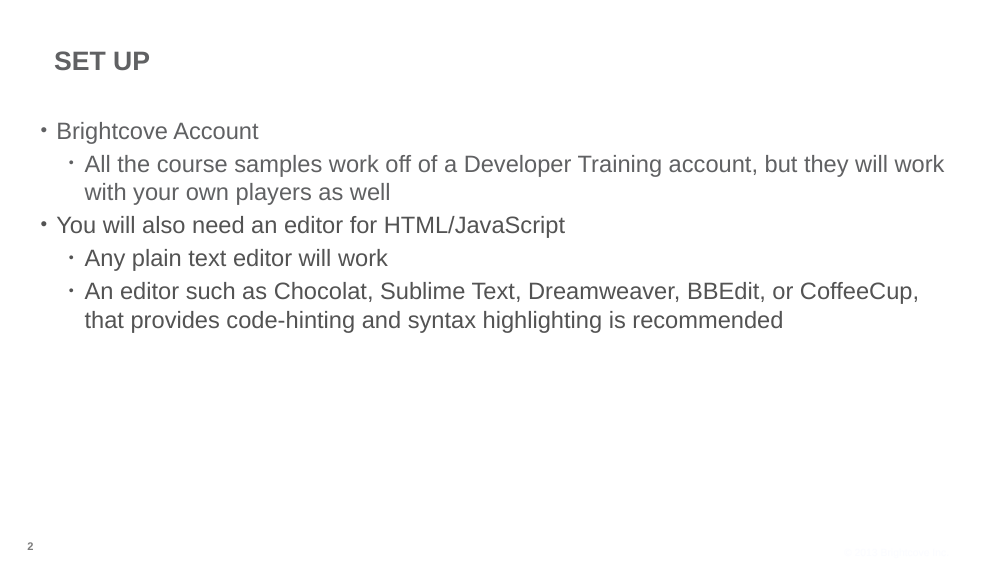
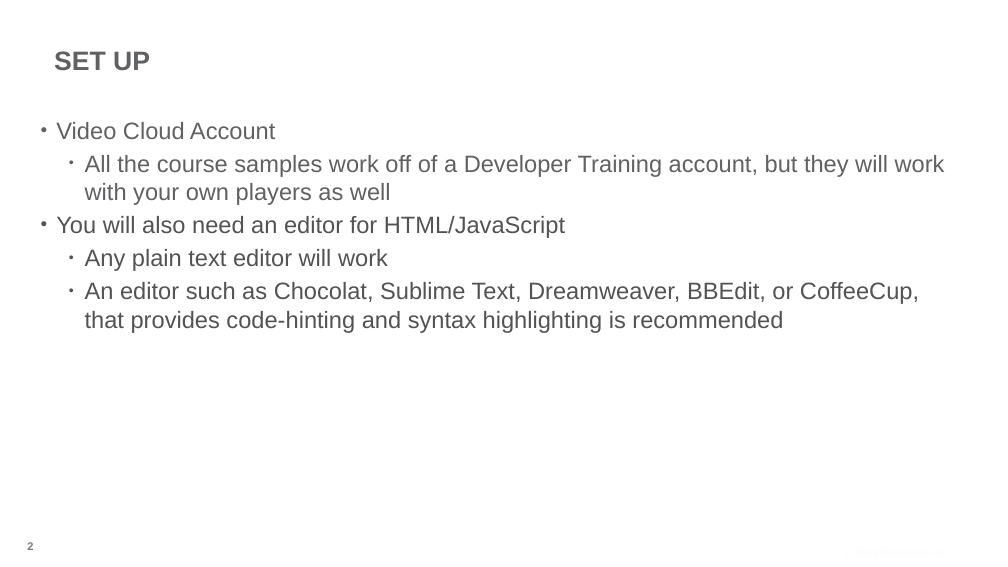
Before and after one commit to BrightcoveLearning/VideoCloudSmartPlayerAPI, a slide deck: slide 2 of VideoSessionsMaterials/v2-setting-up.pptx. Drawn at 1008x567 pixels with LibreOffice and Linux fonts; fonts in the diff are those of the drawing; background and template pictures are left out. Boxes give left, top, right and bottom in pixels: in the first picture for what was removed or moved away, otherwise in the second. Text is boxed around its words. In the diff, an @@ line names an element or a change of style, - is before the commit and + after.

Commit message:
updating slides when recording videos

```diff
--- a/VideoSessionsMaterials/v2-setting-up.pptx
+++ b/VideoSessionsMaterials/v2-setting-up.pptx
@@ text at (x1=56, y1=122, x2=275, y2=139): text changed @@
-• Brightcove Account
+• Video Cloud Account
```
Also in this commit, not shown: 2 other slides changed, 4 other files.
